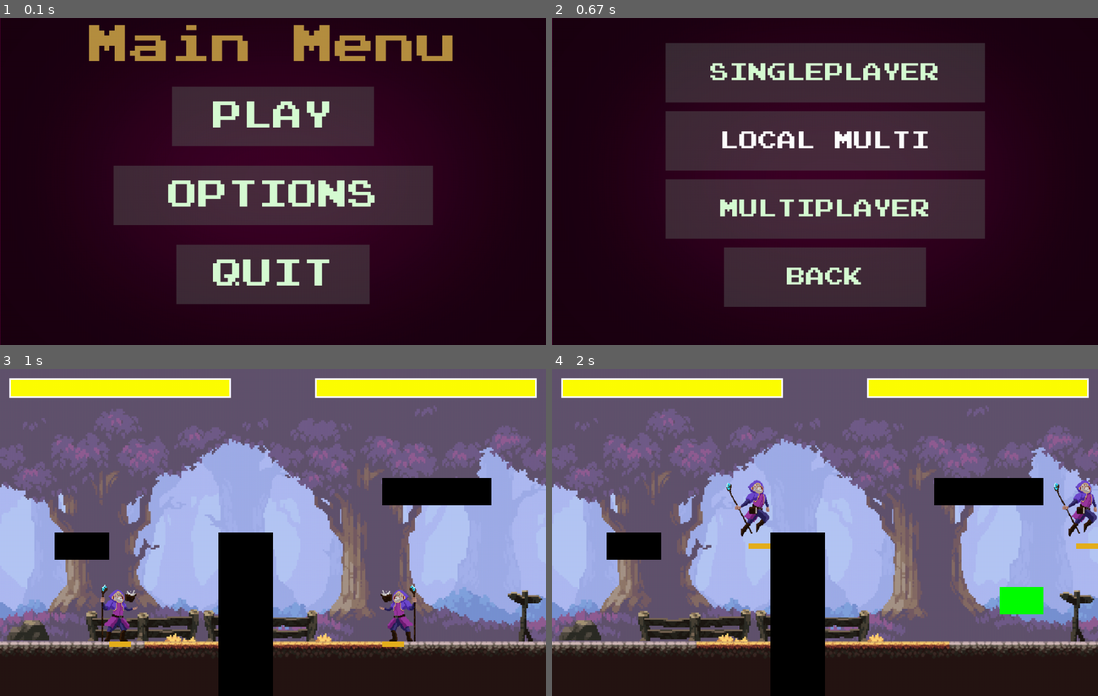
Above: before the commit, frames 1-4 (two rows, left to right).
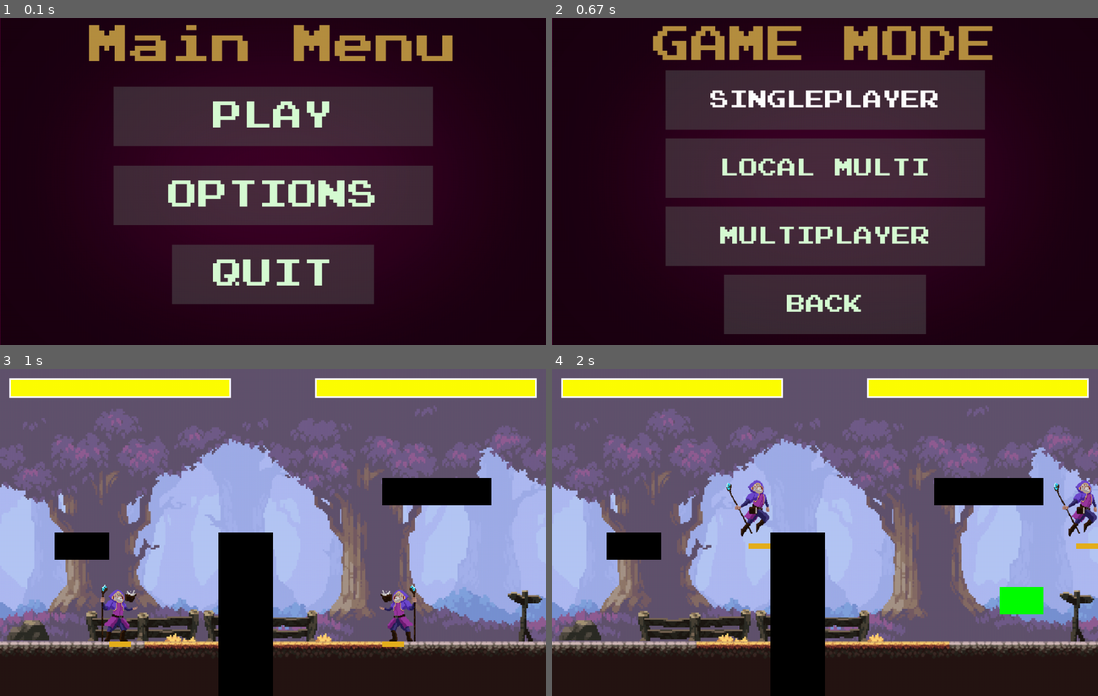
Above: after the commit, the same moments.

Repository: michaelc445/street-fighter-pygame
Game: pygame game, started from game/main.py
Same seed, same stepped clock (60 frames per second), same inputs: the game is played once before the commit and once after it.
Inputs:
- Up to frame 1 (0.1 s): no input
- Up to frame 2 (0.67 s): click "PLAY" at 0.38 s
- Up to frame 3 (1 s): click "SINGLEPLAYER" at 0.72 s
- Up to frame 4 (2 s): tap T at 1, 1.48 s; hold Right 1.33-1.8 s; hold D 1.33-1.8 s; hold Up from 1.83 s (still down); hold W from 1.83 s (still down)

The runs differ from the first frame. In frame 1, 4.1% of the frame differs, in the area x 20-80%, y 21-88%; in frame 2, 24%, in the area x 18-81%, y 2-97%; in frame 3, nothing differs; in frame 4, nothing differs.

Commit message:
cleaned up assets folder

Diff:
--- a/game/main.py
+++ b/game/main.py
@@ -23,7 +23,7 @@
 
 # font size
 def font(size):
-    return pygame.font.Font("assets/font.ttf", size)
+    return pygame.font.Font("assets/menu/font.ttf", size)
 
 
 # when a button is pressed, it should change the key that is assigned to that action
@@ -195,13 +195,13 @@
         screen.blit(controls_text, controls_rect)
 
         # make player 1 controls with a button
-        controls_player1 = Button(image=pygame.image.load("assets/Play Rect.png"), pos=(500, 175),
+        controls_player1 = Button(image=pygame.image.load("assets/menu/medium.png"), pos=(500, 175),
                                   text_input="Player 1", font=font(35), base_color="#d7fcd4", hovering_color="White")
 
-        controls_player2 = Button(image=pygame.image.load("assets/Play Rect.png"), pos=(500, 325),
+        controls_player2 = Button(image=pygame.image.load("assets/menu/medium.png"), pos=(500, 325),
                                   text_input="Player 2", font=font(35), base_color="#d7fcd4", hovering_color="White")
 
-        controls_back = Button(image=pygame.image.load("assets/Play Rect.png"), pos=(500, 475),
+        controls_back = Button(image=pygame.image.load("assets/menu/medium.png"), pos=(500, 475),
                                text_input="BACK", font=font(35), base_color="#d7fcd4", hovering_color="White")
 
         for button in [controls_back, controls_player1, controls_player2]:
@@ -265,7 +265,7 @@
                                  text_input="Projectile : " + pygame.key.name(fighter_1.player1_controls["attack2"]),
                                  font=font(15), base_color="#d7fcd4", hovering_color="White")
 
-        player1_back = Button(image=pygame.image.load("assets/Play Rect.png"), pos=(500, 475),
+        player1_back = Button(image=pygame.image.load("assets/menu/medium.png"), pos=(500, 475),
                               text_input="BACK", font=font(35), base_color="#d7fcd4", hovering_color="White")
 
         for button in [player1_back, player1_up, player1_down, player1_left, player1_right, player1_attack1,
@@ -337,7 +337,7 @@
                                  text_input="Projectile : " + pygame.key.name(fighter_2.player2_controls["attack2"]),
                                  font=font(15), base_color="#d7fcd4", hovering_color="White")
 
-        player2_back = Button(image=pygame.image.load("assets/Play Rect.png"), pos=(500, 475),
+        player2_back = Button(image=pygame.image.load("assets/menu/medium.png"), pos=(500, 475),
                               text_input="BACK", font=font(35), base_color="#d7fcd4", hovering_color="White")
 
         for button in [player2_back, player2_up, player2_down, player2_left, player2_right, player2_attack1,
@@ -384,11 +384,11 @@
         opt_rect = opt_text.get_rect(center=(500, 65))
         screen.blit(opt_text, opt_rect)
 
-        opt_controls = Button(image=pygame.image.load("assets/Play Rect.png"), pos=(500, 175),
+        opt_controls = Button(image=pygame.image.load("assets/menu/medium.png"), pos=(500, 175),
                               text_input="CONTROLS", font=font(35), base_color="#d7fcd4", hovering_color="White")
-        opt_audio = Button(image=pygame.image.load("assets/Play Rect.png"), pos=(500, 325),
+        opt_audio = Button(image=pygame.image.load("assets/menu/medium.png"), pos=(500, 325),
                            text_input="AUDIO", font=font(35), base_color="#d7fcd4", hovering_color="White")
-        opt_back = Button(image=pygame.image.load("assets/Play Rect.png"), pos=(500, 475),
+        opt_back = Button(image=pygame.image.load("assets/menu/medium.png"), pos=(500, 475),
                           text_input="BACK", font=font(35), base_color="#d7fcd4", hovering_color="White")
 
         for button in [opt_controls, opt_audio, opt_back]:
@@ -431,7 +431,7 @@
         music_text = font(40).render("MUSIC", True, "#b68f40")
         music_rect = music_text.get_rect(center=(200, 175))
         screen.blit(music_text, music_rect)
-        audio_back = Button(image=pygame.image.load("assets/Play Rect.png"), pos=(500, 475),
+        audio_back = Button(image=pygame.image.load("assets/menu/medium.png"), pos=(500, 475),
                             text_input="BACK", font=font(35), base_color="#d7fcd4", hovering_color="White")
         # make 4 buttons for music volume, 1 for each quarter
         music_0 = Button(image=None, pos=(400, 175),
@@ -507,19 +507,20 @@
         screen.blit(menu_scaled, (0, 0))
         mouse = pygame.mouse.get_pos()
 
-        text = font(75).render("Play Menu", True, "#b68f40")
-        rect = text.get_rect(center=(500, 45))
-
-        single_player = Button(image=pygame.image.load("assets/Options Rect.png"), pos=(500, 100),
+        text = font(70).render("GAME MODE", True, "#b68f40")
+        rect = text.get_rect(center=(500, 50))
+        screen.blit(text, rect)
+
+        single_player = Button(image=pygame.image.load("assets/menu/long.png"), pos=(500, 150),
                       text_input="SINGLEPLAYER", font=font(35), base_color="#d7fcd4", hovering_color="White")
 
-        local = Button(image=pygame.image.load("assets/Options Rect.png"), pos=(500, 225),
+        local = Button(image=pygame.image.load("assets/menu/long.png"), pos=(500, 275),
                       text_input="LOCAL MULTI", font=font(35), base_color="#d7fcd4", hovering_color="White")
         #add multiplayer button here
-        multiplayer = Button(image=pygame.image.load("assets/Options Rect.png"), pos=(500, 350),
+        multiplayer = Button(image=pygame.image.load("assets/menu/long.png"), pos=(500, 400),
                       text_input="MULTIPLAYER", font=font(35), base_color="#d7fcd4", hovering_color="White")
 
-        back = Button(image=pygame.image.load("assets/Play Rect.png"), pos=(500, 475),
+        back = Button(image=pygame.image.load("assets/menu/medium.png"), pos=(500, 525),
                       text_input="BACK", font=font(35), base_color="#d7fcd4", hovering_color="White")
 
         for button in [single_player, local, multiplayer, back]:
@@ -566,15 +567,15 @@
         text = font(75).render("Main Menu", True, "#b68f40")
         rect = text.get_rect(center=(500, 50))
 
-        play = Button(image=pygame.image.load("assets/Play Rect.png"), pos=(500, 180),
+        play = Button(image=pygame.image.load("assets/menu/long.png"), pos=(500, 180),
                       text_input="PLAY", font=font(55), base_color="#d7fcd4", hovering_color="White")
 
         #multi_player = Button(image=pygame.image.load("assets/Options Rect.png"), pos=(500, 275),
                       #text_input="MULTI-PLAYER", font=font(45), base_color="#d7fcd4", hovering_color="White")
 
-        options = Button(image=pygame.image.load("assets/Options Rect.png"), pos=(500, 325),
+        options = Button(image=pygame.image.load("assets/menu/long.png"), pos=(500, 325),
                          text_input="OPTIONS", font=font(55), base_color="#d7fcd4", hovering_color="White")
-        quit = Button(image=pygame.image.load("assets/Quit Rect.png"), pos=(500, 470),
+        quit = Button(image=pygame.image.load("assets/menu/medium.png"), pos=(500, 470),
                       text_input="QUIT", font=font(55), base_color="#d7fcd4", hovering_color="White")
 
         screen.blit(text, rect)
@@ -593,7 +594,7 @@
                     sys.exit()
             if event.type == pygame.MOUSEBUTTONDOWN:
                 if play.checkForInput(mouse):
-                    pygame.display.set_caption("Game")
+                    pygame.display.set_caption("Game Mode")
                     menu_play()
                 if options.checkForInput(mouse):
                     pygame.display.set_caption("Options")
@@ -626,22 +627,22 @@
     WHITE = (255, 255, 255)
 
     # load bg image
-    bg_image = pygame.image.load("assets/background.png").convert_alpha()
-    menu_bg = pygame.image.load("assets/main_menu_bg.png").convert_alpha()
+    bg_image = pygame.image.load("assets/maps/background.png").convert_alpha()
+    menu_bg = pygame.image.load("assets/menu/main_menu_bg.png").convert_alpha()
 
     # use mixer to load music and sounds
-    #mixer.music.load("assets/main.mp3")
-    #mixer.music.play(-1)
-    mixer.music.set_volume(0.25)
-    punch_fx = mixer.Sound("assets/punch.wav")
-    projectile_fx = mixer.Sound("assets/proj.wav")
-    hit_fx = mixer.Sound("assets/hit.wav")
+    mixer.music.load("assets/audio/main.mp3")
+    mixer.music.play(-1)
+    mixer.music.set_volume(0)
+    punch_fx = mixer.Sound("assets/audio/punch.wav")
+    projectile_fx = mixer.Sound("assets/audio/proj.wav")
+    hit_fx = mixer.Sound("assets/audio/hit.wav")
     punch_fx.set_volume(0.15)
     projectile_fx.set_volume(0.5)
     hit_fx.set_volume(0.5)
 
     #spritesheets
-    wizardSheet = pygame.image.load("assets/wizard_spritesheet.png").convert_alpha()
+    wizardSheet = pygame.image.load("assets/wizard/wizard_spritesheet.png").convert_alpha()
     #wizardIdle = pygame.image.load("assets/wizard pack/Idle.png").convert_alpha()
     #wizardSheet = [wizardIdle]
     wizardAnimationSteps = [5, 7, 7, 6, 7, 1, 1, 3]
Renamed: game/assets/background.png -> game/assets/maps/background.png
Renamed: game/assets/font.ttf -> game/assets/menu/font.ttf
Renamed: game/assets/Options Rect.png -> game/assets/menu/long.png
Renamed: game/assets/main_menu_bg.png -> game/assets/menu/main_menu_bg.png
Renamed: game/assets/Play Rect.png -> game/assets/menu/medium.png
Renamed: game/assets/Quit Rect.png -> game/assets/menu/small.png
Renamed: game/assets/wizard pack/Attack1.png -> game/assets/wizard/Attack1.png
Renamed: game/assets/wizard pack/Attack2.png -> game/assets/wizard/Attack2.png
Renamed: game/assets/wizard pack/Death.png -> game/assets/wizard/Death.png
Renamed: game/assets/wizard pack/Fall.png -> game/assets/wizard/Fall.png
Renamed: game/assets/wizard pack/Hit.png -> game/assets/wizard/Hit.png
Renamed: game/assets/wizard pack/Idle.png -> game/assets/wizard/Idle.png
(and 9 more such lines)
